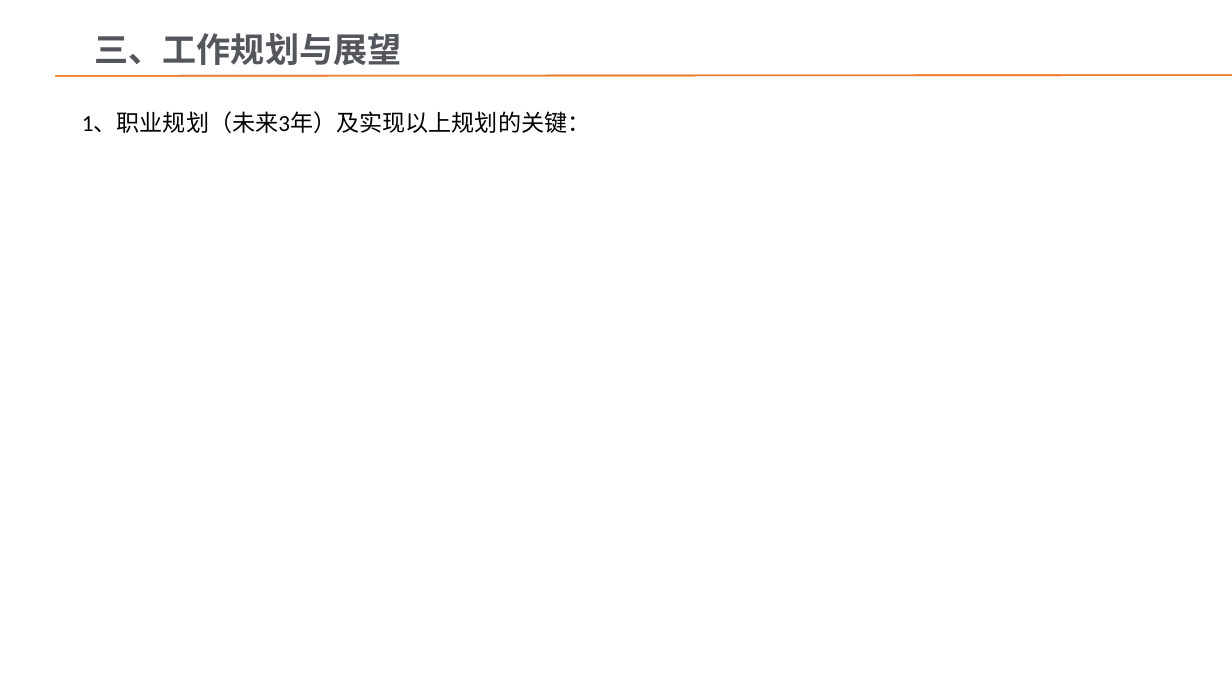
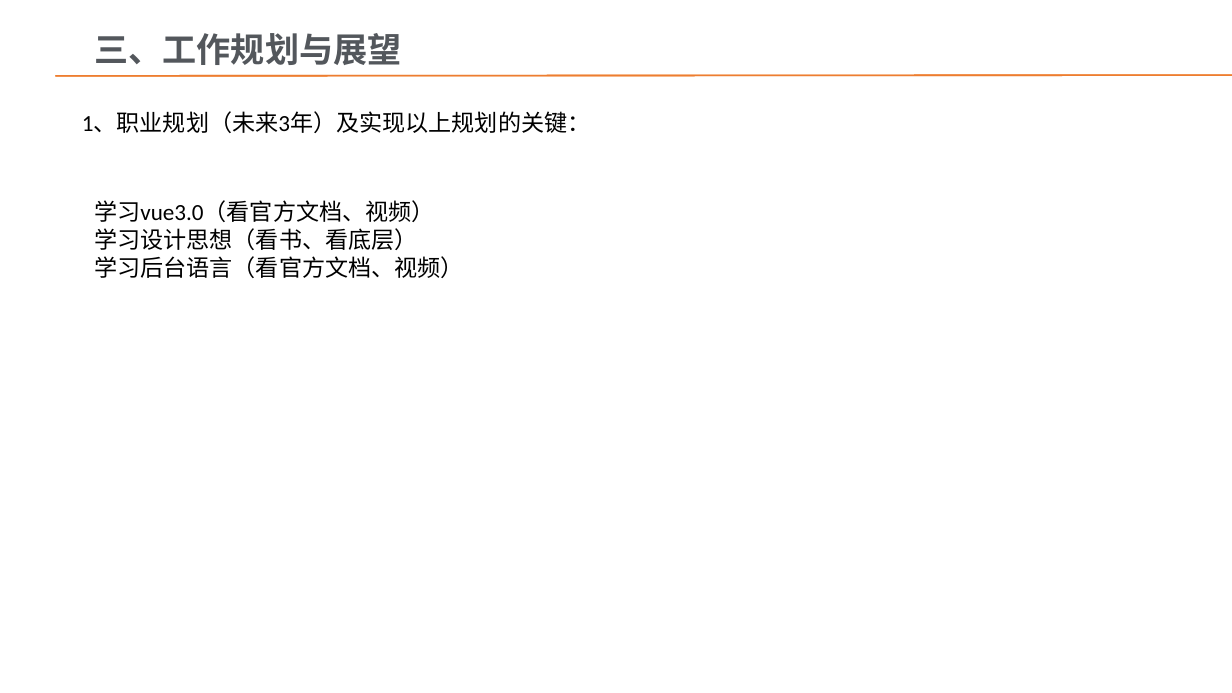
Before and after one commit to light-hong/2021web, a slide deck: slide 12 of 上海比户员工试用期转正PPT模版.pptx. Drawn at 1232x693 pixels with LibreOffice and Linux fonts; fonts in the diff are those of the drawing; background and template pictures are left out. Boxes give left, top, right and bottom in pixels: in the first picture for what was removed or moved away, otherwise in the second. Text is boxed around its words. In the diff, an @@ line names an element or a change of style, - is before the commit and + after.

```diff
--- a/上海比户员工试用期转正PPT模版.pptx
+++ b/上海比户员工试用期转正PPT模版.pptx
@@ text added at [94,200,464,278], 18 pt, text #000000 @@
+学习vue3.0（看官方文档、视频）
+学习设计思想（看书、看底层）
+学习后台语言（看官方文档、视频）
```
Also in this commit, not shown: 11 other slides changed.
